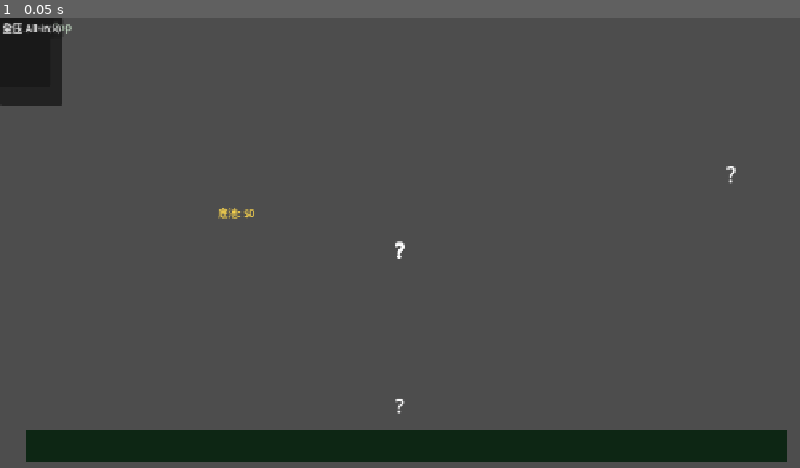
Above: before the commit, frame 1.
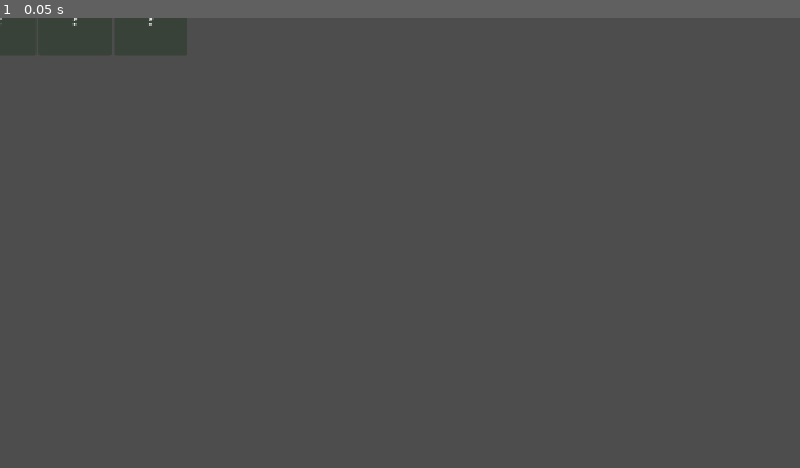
Above: after the commit, the same moment.

Repository: gaoyingxie/texas-holdemp
Game: Godot game, scene res://scenes/main.tscn
Two runs of this game, one before a commit and one after it. Both use one fixed random seed, a clock stepped at 60 frames per second and the inputs below.
Inputs:
- Up to frame 1 (0.05 s): no input

The runs differ from the first frame. In frame 1, 8.4% of the frame differs, in the area x 0-99%, y 0-99%.
Error before the commit: Invalid assignment of property or key 'visible' with value of type 'bool' on a base object of type 'null instance'. (res://scripts/main.gd:42)

Commit message:
fix: StyleBoxFlat corner_radius API + RANK_SYMBOLS越界修复
- StyleBoxFlat: set_border_radius_all() → 单独设置四个角半径属性
- RANK_SYMBOLS: 14元素→15元素，修复rank=14越界问题
- headless运行零错误

Diff:
--- a/scenes/main.tscn
+++ b/scenes/main.tscn
@@ -5,24 +5,15 @@
 [ext_resource type="Script" path="res://scripts/player.gd" id="3_player"]
 
 [node name="Main" type="Control"]
-layout_mode = 3
+script = ExtResource("1_main")
+
+[node name="Background" type="ColorRect" parent="."]
 anchors_preset = 15
 anchor_right = 1.0
 anchor_bottom = 1.0
-grow_horizontal = 2
-grow_vertical = 2
-script = ExtResource("1_main")
-
-[node name="Background" type="ColorRect" parent="."]
-layout_mode = 1
-anchors_preset = 15
-anchor_right = 1.0
-anchor_bottom = 1.0
 color = Color(0.05, 0.15, 0.08, 1)
 
-# ── 顶栏：筹码显示 ──
 [node name="HUD" type="HBoxContainer" parent="."]
-layout_mode = 1
 anchors_preset = 7
 anchor_left = 0.5
 anchor_top = 1.0
@@ -35,26 +26,20 @@
 grow_horizontal = 2
 
 [node name="PlayerChips" type="Label" parent="HUD"]
-layout_mode = 2
 text = "你: $1000"
 theme_override_font_sizes/font_size = 22
 
 [node name="AI1Chips" type="Label" parent="HUD"]
-layout_mode = 2
 text = "  AI-1: $1000"
 
 [node name="AI2Chips" type="Label" parent="HUD"]
-layout_mode = 2
 text = "  AI-2: $1000"
 
 [node name="PotLabel" type="Label" parent="HUD"]
-layout_mode = 2
 text = "  底池: $0"
 theme_override_colors/font_color = Color(1, 0.85, 0.3, 1)
 
-# ── 中央：公共牌区 ──
 [node name="CommunityCards" type="HBoxContainer" parent="."]
-layout_mode = 1
 anchors_preset = 8
 anchor_left = 0.5
 anchor_top = 0.5
@@ -70,11 +55,9 @@
 
 [node name="Card0" type="Panel" parent="CommunityCards"]
 custom_minimum_size = Vector2(80, 110)
-layout_mode = 2
-size_flags_horizontal = 3
-
-[node name="CommunityCards/Card0/Label" type="Label" parent="."]
-layout_mode = 1
+size_flags_horizontal = 3
+
+[node name="Label" type="Label" parent="CommunityCards/Card0"]
 anchors_preset = 10
 anchor_right = 1.0
 anchor_bottom = 1.0
@@ -85,11 +68,9 @@
 
 [node name="Card1" type="Panel" parent="CommunityCards"]
 custom_minimum_size = Vector2(80, 110)
-layout_mode = 2
-size_flags_horizontal = 3
-
-[node name="CommunityCards/Card1/Label" type="Label" parent="."]
-layout_mode = 1
+size_flags_horizontal = 3
+
+[node name="Label" type="Label" parent="CommunityCards/Card1"]
 anchors_preset = 10
 anchor_right = 1.0
 anchor_bottom = 1.0
@@ -100,11 +81,9 @@
 
 [node name="Card2" type="Panel" parent="CommunityCards"]
 custom_minimum_size = Vector2(80, 110)
-layout_mode = 2
-size_flags_horizontal = 3
-
-[node name="CommunityCards/Card2/Label" type="Label" parent="."]
-layout_mode = 1
+size_flags_horizontal = 3
+
+[node name="Label" type="Label" parent="CommunityCards/Card2"]
 anchors_preset = 10
 anchor_right = 1.0
 anchor_bottom = 1.0
@@ -115,11 +94,9 @@
 
 [node name="Card3" type="Panel" parent="CommunityCards"]
 custom_minimum_size = Vector2(80, 110)
-layout_mode = 2
-size_flags_horizontal = 3
-
-[node name="CommunityCards/Card3/Label" type="Label" parent="."]
-layout_mode = 1
+size_flags_horizontal = 3
+
+[node name="Label" type="Label" parent="CommunityCards/Card3"]
 anchors_preset = 10
 anchor_right = 1.0
 anchor_bottom = 1.0
@@ -130,22 +107,18 @@
 
 [node name="Card4" type="Panel" parent="CommunityCards"]
 custom_minimum_size = Vector2(80, 110)
-layout_mode = 2
-size_flags_horizontal = 3
-
-[node name="CommunityCards/Card4/Label" type="Label" parent="."]
-layout_mode = 1
-anchors_preset = 10
-anchor_right = 1.0
-anchor_bottom = 1.0
-text = "?"
-horizontal_alignment = 1
-vertical_alignment = 1
-theme_override_font_sizes/font_size = 32
-
-# ── 玩家手牌 ──
+size_flags_horizontal = 3
+
+[node name="Label" type="Label" parent="CommunityCards/Card4"]
+anchors_preset = 10
+anchor_right = 1.0
+anchor_bottom = 1.0
+text = "?"
+horizontal_alignment = 1
+vertical_alignment = 1
+theme_override_font_sizes/font_size = 32
+
 [node name="PlayerHand" type="HBoxContainer" parent="."]
-layout_mode = 1
 anchors_preset = 7
 anchor_left = 0.5
 anchor_top = 1.0
@@ -158,11 +131,9 @@
 
 [node name="HandCard0" type="Panel" parent="PlayerHand"]
 custom_minimum_size = Vector2(100, 140)
-layout_mode = 2
-size_flags_horizontal = 3
-
-[node name="PlayerHand/HandCard0/Label" type="Label" parent="."]
-layout_mode = 1
+size_flags_horizontal = 3
+
+[node name="Label" type="Label" parent="PlayerHand/HandCard0"]
 anchors_preset = 10
 anchor_right = 1.0
 anchor_bottom = 1.0
@@ -173,11 +144,9 @@
 
 [node name="HandCard1" type="Panel" parent="PlayerHand"]
 custom_minimum_size = Vector2(100, 140)
-layout_mode = 2
-size_flags_horizontal = 3
-
-[node name="PlayerHand/HandCard1/Label" type="Label" parent="."]
-layout_mode = 1
+size_flags_horizontal = 3
+
+[node name="Label" type="Label" parent="PlayerHand/HandCard1"]
 anchors_preset = 10
 anchor_right = 1.0
 anchor_bottom = 1.0
@@ -186,9 +155,7 @@
 vertical_alignment = 1
 theme_override_font_sizes/font_size = 36
 
-# ── 操作按钮区 ──
 [node name="ActionPanel" type="VBoxContainer" parent="."]
-layout_mode = 1
 anchors_preset = 1
 anchor_left = 1.0
 anchor_right = 1.0
@@ -199,41 +166,32 @@
 grow_horizontal = 0
 
 [node name="StageLabel" type="Label" parent="ActionPanel"]
-layout_mode = 2
 text = "阶段: Pre-flop"
 horizontal_alignment = 1
 theme_override_colors/font_color = Color(0.8, 0.9, 0.8, 1)
 theme_override_font_sizes/font_size = 18
 
 [node name="FoldBtn" type="Button" parent="ActionPanel"]
-layout_mode = 2
 text = "弃牌 (Fold)"
 theme_override_colors/font_color_pressed = Color(1, 0.3, 0.3, 1)
 
 [node name="CheckBtn" type="Button" parent="ActionPanel"]
-layout_mode = 2
 text = "过牌 (Check)"
 
 [node name="CallBtn" type="Button" parent="ActionPanel"]
-layout_mode = 2
 text = "跟注 $0"
 
 [node name="RaiseBtn" type="Button" parent="ActionPanel"]
-layout_mode = 2
 text = "加注..."
 
 [node name="AllInBtn" type="Button" parent="ActionPanel"]
-layout_mode = 2
 text = "全压 All-in"
 
 [node name="NextHandBtn" type="Button" parent="ActionPanel"]
-layout_mode = 2
 text = "开始新局"
 theme_override_colors/font_color = Color(0.3, 1, 0.3, 1)
 
-# ── 游戏结束/赢家提示 ──
 [node name="ResultLabel" type="Label" parent="."]
-layout_mode = 1
 anchors_preset = 8
 anchor_left = 0.5
 anchor_top = 0.5
--- a/scripts/main.gd
+++ b/scripts/main.gd
@@ -2,7 +2,7 @@
 ## 德州扑克主界面
 
 const SUIT_SYMBOLS := ["♠", "♥", "♦", "♣"]
-const RANK_SYMBOLS := ["", "2", "3", "4", "5", "6", "7", "8", "9", "10", "J", "Q", "K", "A"]
+const RANK_SYMBOLS := ["?", "?", "2", "3", "4", "5", "6", "7", "8", "9", "10", "J", "Q", "K", "A"]
 
 # 预加载依赖（解决Godot 4类型解析顺序问题）
 
@@ -69,14 +69,20 @@
             card_node.remove_theme_color_override("background_color")
             var style = StyleBoxFlat.new()
             style.bg_color = Color(0.2, 0.25, 0.2, 0.8)
-            style.set_border_radius_all(4)
+            style.corner_radius_top_left = 4
+            style.corner_radius_top_right = 4
+            style.corner_radius_bottom_right = 4
+            style.corner_radius_bottom_left = 4
             card_node.add_theme_stylebox_override("panel", style)
 
 
 func _style_card(card_node: Panel, card) -> void:
     var style = StyleBoxFlat.new()
     style.bg_color = Color(1, 1, 1, 1)
-    style.set_border_radius_all(4)
+    style.corner_radius_top_left = 4
+    style.corner_radius_top_right = 4
+    style.corner_radius_bottom_right = 4
+    style.corner_radius_bottom_left = 4
     card_node.add_theme_stylebox_override("panel", style)
 
 
